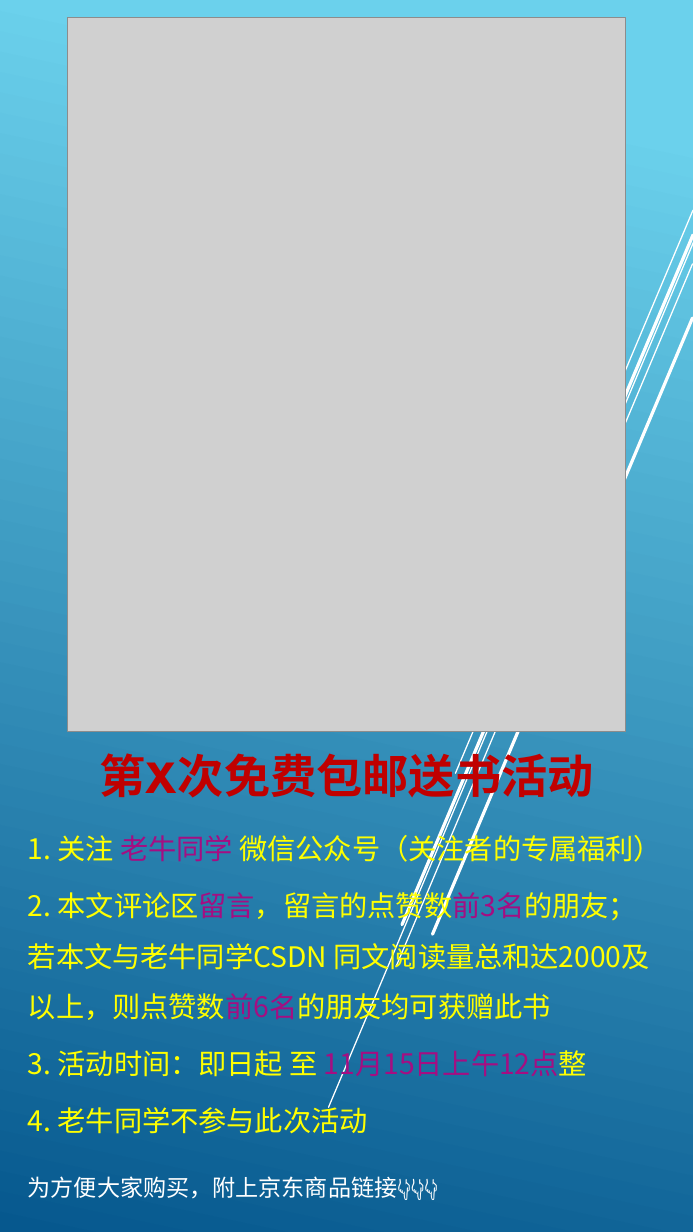
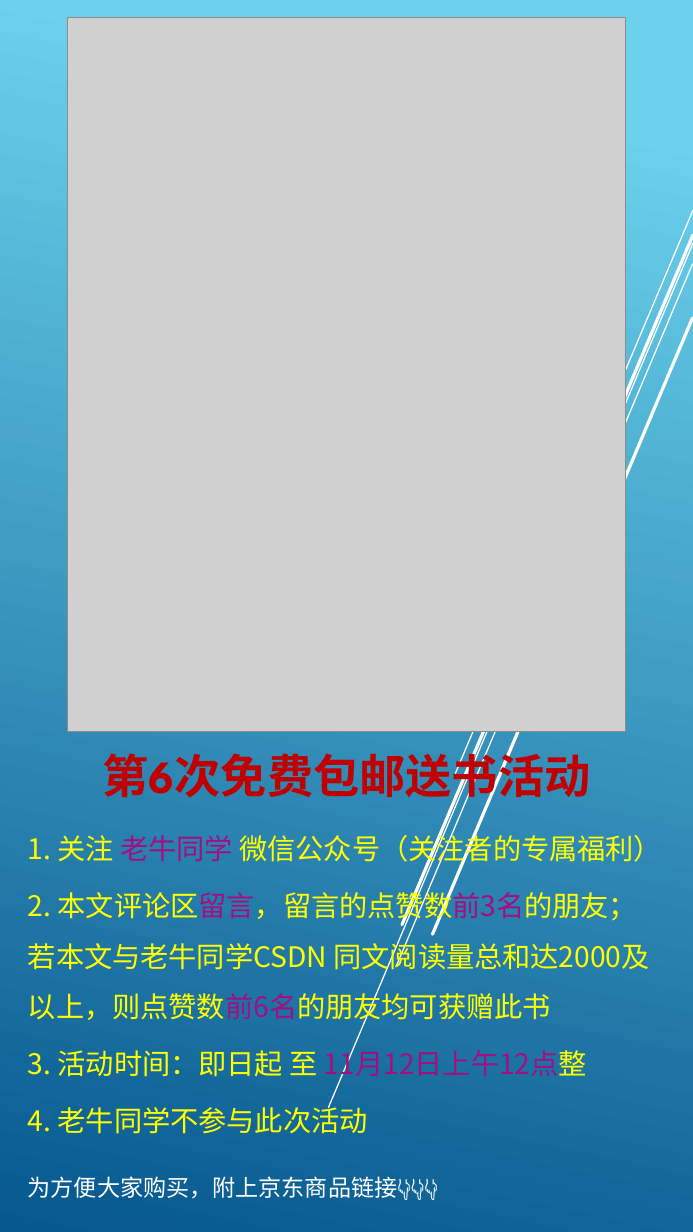
Before and after one commit to obullxl/obullxl.github.io, a slide deck: slide 1 of 活动/送书活动.pptx. Drawn at 693x1232 pixels with LibreOffice and Linux fonts; fonts in the diff are those of the drawing; grey boxes stand for pictures. Boxes give left, top, right and bottom in pixels: in the first picture for what was removed or moved away, otherwise in the second. Text is boxed around its words. In the diff, an @@ line names an element or a change of style, - is before the commit and + after.

```diff
--- a/活动/送书活动.pptx
+++ b/活动/送书活动.pptx
@@ subtitle at <box>102,746,590,805</box>: text changed @@
-第X次免费包邮送书活动
+第6次免费包邮送书活动
@@ text at <box>28,1046,587,1082</box>: text changed @@
-3. 活动时间：即日起 至 11月15日上午12点整
+3. 活动时间：即日起 至 11月12日上午12点整
```
Also in this commit, not shown: 8 other files.
